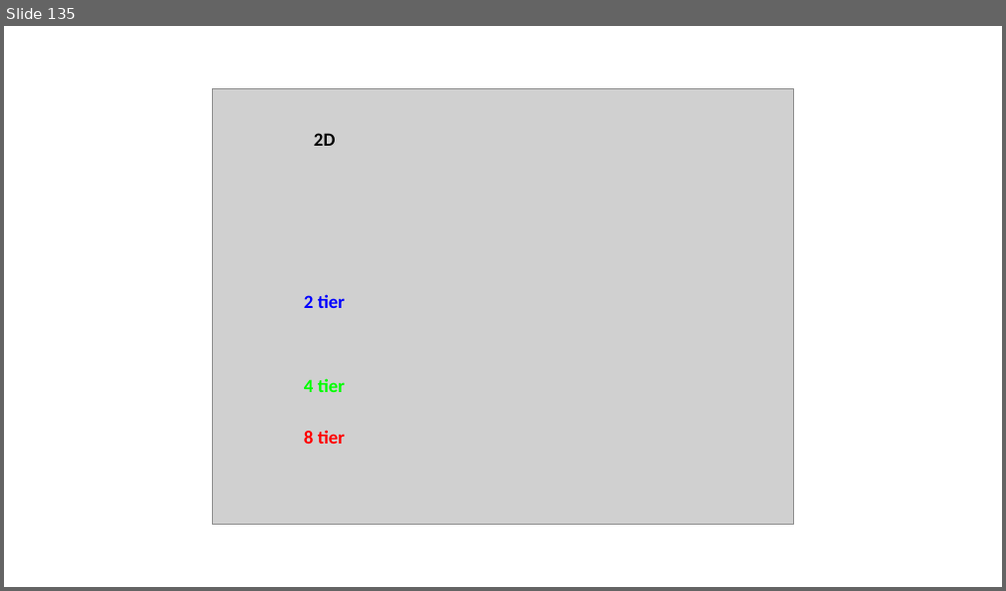
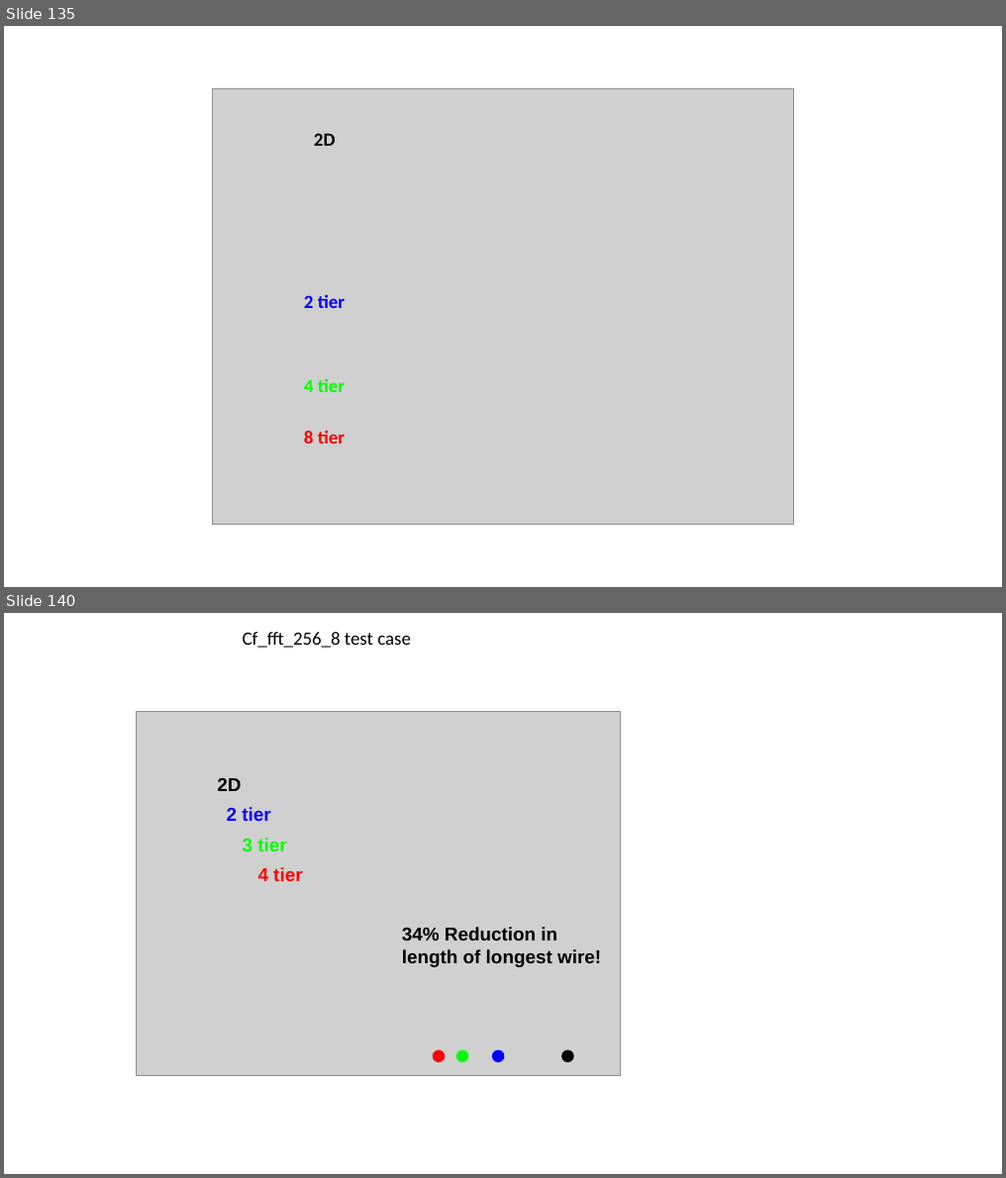
Before and after one commit to wwahby/VPJ_Paper, a slide deck: Figures/figure_construction.pptx. Shown one above the other, each under a label of ours: slide 135 before the commit, slides 135 and 140 after it; the slides between them are not shown. The pictures are 1006x591 and 1006x1178 pixels, drawn with LibreOffice and Linux fonts; fonts in the diff are those of the drawing; grey boxes stand for pictures. Boxes give left, top, right and bottom in pixels: in the first picture for what was removed or moved away, otherwise in the second. Text is boxed around its words. In the diff, an @@ line names an element or a change of style, - is before the commit and + after.

```diff
--- a/Figures/figure_construction.pptx
+++ b/Figures/figure_construction.pptx
@@ slide 140 added at box(4, 613, 1002, 1174), background #FFFFFF @@
@@ text added at box(243, 632, 411, 648), 18 pt, text #000000 @@
+Cf_fft_256_8 test case
@@ text added at box(402, 927, 601, 967), 18 pt, text #000000, bold @@
+34% Reduction in length of longest wire!
@@ group added at box(136, 712, 621, 1075): 4 texts, 4 ellipses, 1 picture @@
+2D
+2 tier
+3 tier
+4 tier
```
Also in this commit, not shown: 55 slides changed, 4 other slides added.
